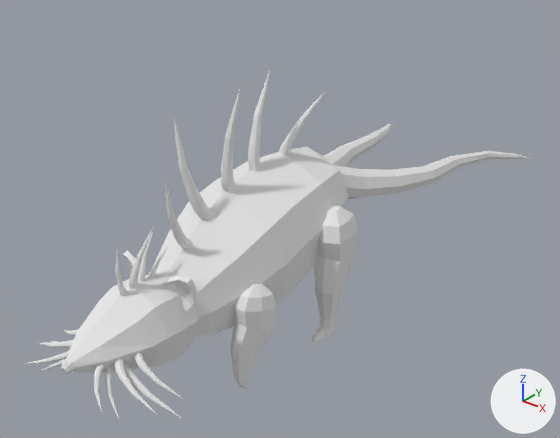
A saved change to the Blender file dev/Creatures/Beasts/Wraamon/wraamon_animated.blend.
One viewpoint serves both versions: a 50 mm camera at (1.102, -1.268, 1.132) aimed at (-0.038, 0.157, 0.248). The lights are fixed; the arrows at lower right show +X, +Y and +Z.
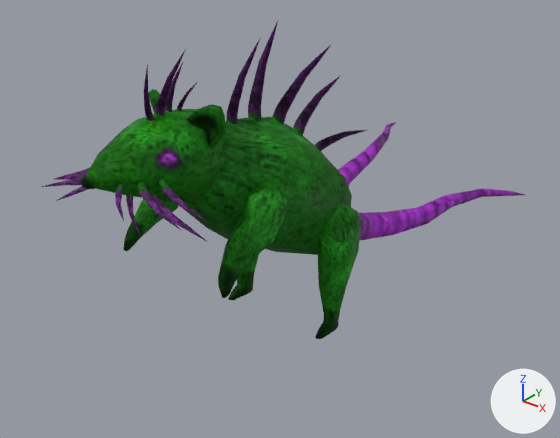
Where the change shows, as pixel boxes [x1, y1, x2, y2] in the pictures (560 x 438 px):
'Body', surface changed, turned: before [150, 147, 348, 337]; after [184, 117, 352, 255]
'Head', surface changed, turned: before [66, 270, 199, 373]; after [87, 109, 226, 203]
'ArmLeft', surface changed, turned: before [231, 284, 276, 389]; after [218, 183, 287, 298]
'TailLeft', surface changed, turned: before [335, 151, 531, 199]; after [358, 189, 525, 241]
'LegLeft', surface changed, turned (grey to green): before [312, 205, 357, 342]; after [315, 203, 361, 339]
'Spine.002', surface changed, turned: before [173, 114, 213, 220]; after [248, 21, 278, 122]
'TailRight', surface changed, turned: before [323, 124, 396, 167]; after [338, 122, 396, 187]
'Spine.003', surface changed, turned: before [221, 86, 241, 193]; after [272, 45, 331, 125]
'EarLeft', surface changed, turned: before [160, 276, 197, 311]; after [187, 104, 225, 147]
'Spine.004', surface changed, turned: before [248, 71, 270, 172]; after [293, 76, 340, 136]
'Spine.001', surface changed, turned: before [165, 180, 192, 249]; after [226, 37, 261, 124]
'ArmRight', surface changed, turned (not visible before): after [123, 199, 179, 251]
'WhiskerLeft.004', surface changed, turned: before [124, 362, 181, 418]; after [147, 187, 206, 241]
'Spine.005', surface changed, turned: before [278, 92, 325, 155]; after [315, 130, 366, 151]
'WhiskerLeft.003', surface changed, turned: before [114, 358, 156, 414]; after [137, 180, 182, 231]
'HeadSpine.003', surface changed, turned: before [129, 228, 153, 289]; after [155, 49, 186, 116]
'WhiskerLeft.002', surface changed, turned: before [134, 353, 183, 399]; after [158, 177, 208, 223]
'LegRight', surface changed, turned (not visible before): after [229, 254, 259, 300]
'WhiskerLeft.005', surface changed, turned: before [105, 366, 119, 419]; after [126, 189, 140, 235]
'HeadSpine.004', surface changed, turned: before [115, 251, 128, 296]; after [144, 65, 155, 121]
'HeadSpine.002', surface changed, turned: before [138, 232, 153, 282]; after [165, 62, 183, 113]
'WhiskerLeft.001', surface changed, turned: before [94, 364, 105, 412]; after [115, 183, 128, 221]
'Nose', surface changed, turned: before [61, 359, 75, 374]; after [81, 173, 96, 189]
'WhiskerRight.001', surface changed, turned: before [25, 351, 69, 364]; after [41, 176, 83, 187]
'WhiskerRight.003', surface changed, turned: before [38, 340, 73, 348]; after [54, 168, 90, 180]
'EarRight', surface changed, turned: before [123, 250, 146, 275]; after [148, 89, 160, 114]
'HeadSpine.001', surface changed, turned: before [150, 246, 169, 277]; after [177, 83, 197, 111]
'WhiskerRight.005', surface changed, turned: before [43, 359, 65, 370]; after [56, 186, 88, 201]
'WhiskerRight.002', surface changed, turned (not visible afterwards): before [64, 329, 79, 335]
'WhiskerRight.004', surface changed, turned: before [50, 341, 70, 350]; after [69, 183, 82, 185]

What changed in the scene script:
```text
Add img_wraamon_png:
    img_wraamon_png = load_image('wraamon.png', 'wraamon.png', 256, 256, 'sRGB')
Change mat_wraamon:
    remove # nodes: BsdfDiffuse, OutputMaterial
    nodes: BsdfPrincipled, OutputMaterial, TexImage
    uses the picture img_wraamon_png
Change ob_body:
    ob_body.rotation_euler: (0.0, 0.0, 0.0) -> (-0.785, 0.0, 0.0)  # degrees (0, 0, 0) -> degrees (-45, 0, 0)
Change ob_tailright:
    ob_tailright.rotation_euler: (0.0, 0.0, 0.0) -> (0.96, 0.0, 0.0)  # degrees (0, 0, 0) -> degrees (55, 0, 0)
Change ob_armleft:
    ob_armleft.rotation_euler: (0.0, 0.0, 0.0) -> (0.262, 0.0, 0.0)  # degrees (0, 0, 0) -> degrees (15, 0, 0)
Change ob_legleft:
    ob_legleft.rotation_euler: (0.0, 0.0, 0.0) -> (0.785, 0.0, 0.0)  # degrees (0, 0, 0) -> degrees (45, 0, 0)
Change ob_head:
    ob_head.rotation_euler: (0.0, 0.0, 0.0) -> (0.698, 0.0, 0.0)  # degrees (0, 0, 0) -> degrees (40, 0, 0)
Change ob_tailleft:
    ob_tailleft.rotation_euler: (0.0, 0.0, 0.0) -> (0.785, 0.0, 0.0)  # degrees (0, 0, 0) -> degrees (45, 0, 0)
```
